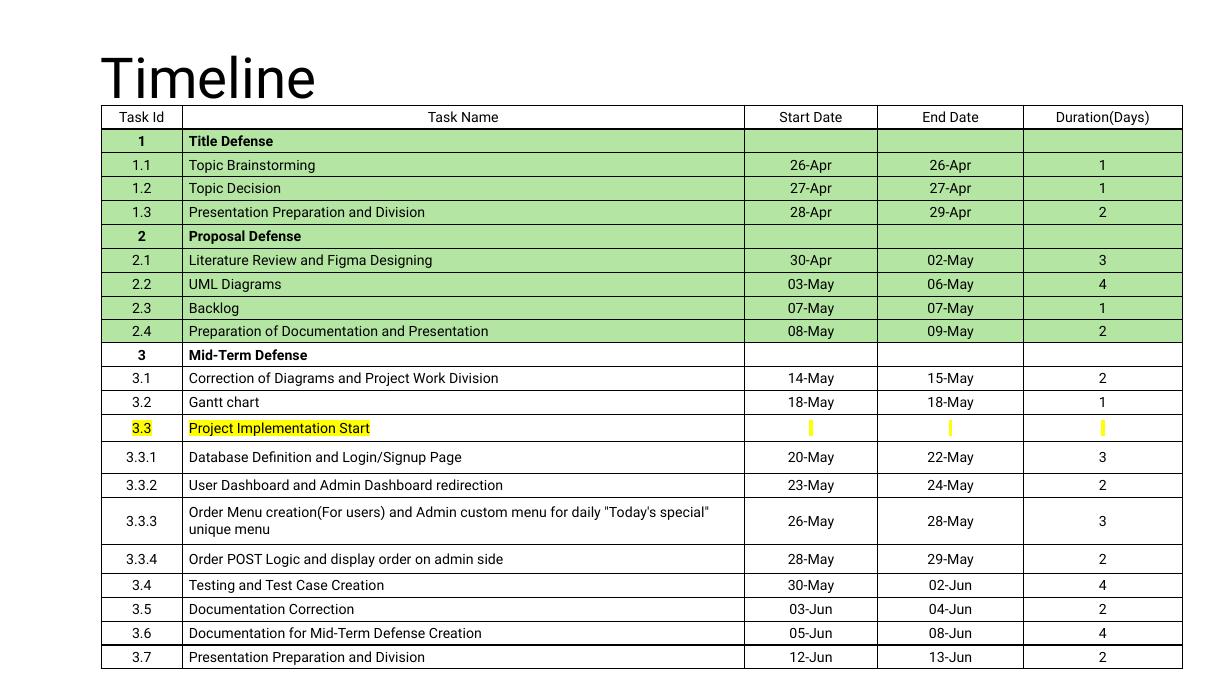
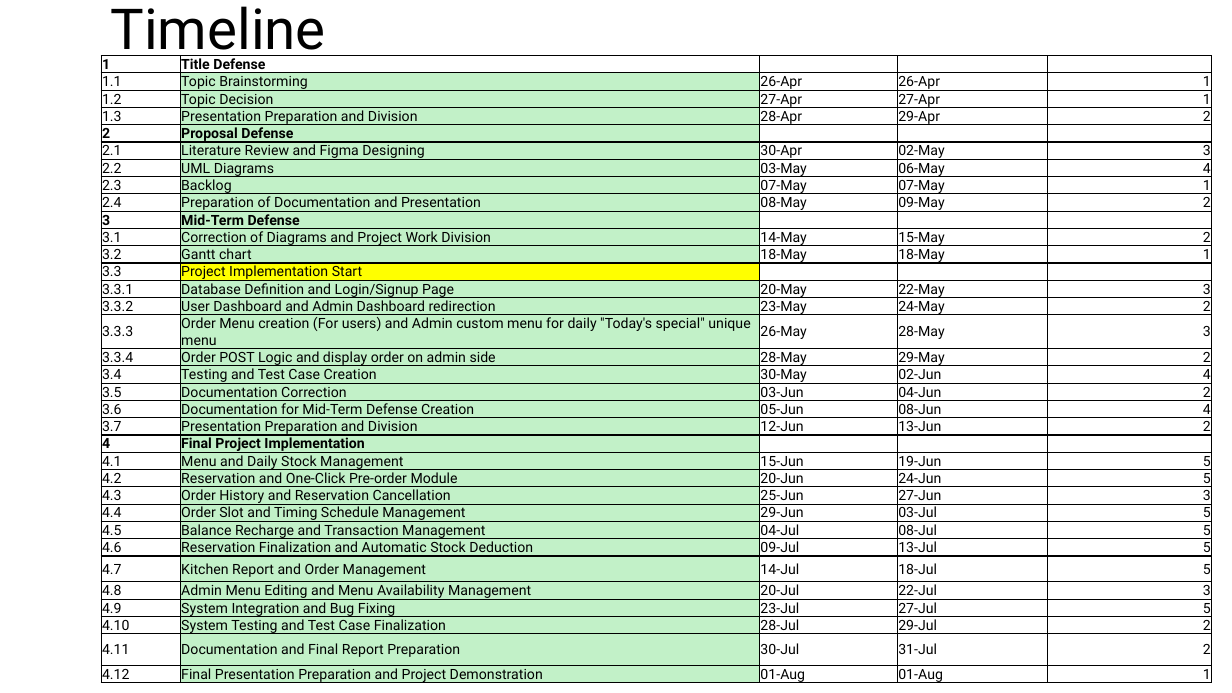
Before and after one commit to Lumineskz/project-ii-main, a slide deck: slide 17 of Slides/mid defense.pptx. Drawn at 1232x693 pixels with LibreOffice and Linux fonts; fonts in the diff are those of the drawing. Boxes give left, top, right and bottom in pixels: in the first picture for what was removed or moved away, otherwise in the second. Text is boxed around its words. In the diff, an @@ line names an element or a change of style, - is before the commit and + after.

Commit message:
made changes to finalization

```diff
--- a/Slides/mid defense.pptx
+++ b/Slides/mid defense.pptx
@@ title "Timeline": place and size @@
-title "Timeline" at (101,55,316,111)
+title "Timeline" at (110,6,325,63)
@@ table at (102,55,1213,693) @@
-row 1: Task Id | Task Name | Start Date | End Date | Duration(Days)
@@ row 16, column 2: "Order Menu creation(For users) and Admin custom menu for daily "Today's special" unique menu" to "Order Menu creation (For users) and Admin custom menu for daily "Today's special" unique menu" @@
+row 22: 4 | Final Project Implementation |  |  | 
+row 23: 4.1 | Menu and Daily Stock Management | 15-Jun | 19-Jun | 5
+row 24: 4.2 | Reservation and One-Click Pre-order Module | 20-Jun | 24-Jun | 5
+row 25: 4.3 | Order History and Reservation Cancellation | 25-Jun | 27-Jun | 3
+row 26: 4.4 | Order Slot and Timing Schedule Management | 29-Jun | 03-Jul | 5
+row 27: 4.5 | Balance Recharge and Transaction Management | 04-Jul | 08-Jul | 5
+row 28: 4.6 | Reservation Finalization and Automatic Stock Deduction | 09-Jul | 13-Jul | 5
+row 29: 4.7 | Kitchen Report and Order Management | 14-Jul | 18-Jul | 5
+row 30: 4.8 | Admin Menu Editing and Menu Availability Management | 20-Jul | 22-Jul | 3
+row 31: 4.9 | System Integration and Bug Fixing | 23-Jul | 27-Jul | 5
+row 32: 4.10 | System Testing and Test Case Finalization | 28-Jul | 29-Jul | 2
+row 33: 4.11 | Documentation and Final Report Preparation | 30-Jul | 31-Jul | 2
+row 34: 4.12 | Final Presentation Preparation and Project Demonstration | 01-Aug | 01-Aug | 1
@@ table: place and size @@
-table at (102,105,1183,670)
+table at (102,55,1213,693)
```
Also in this commit, not shown: 14 slides added, 7 other files.
